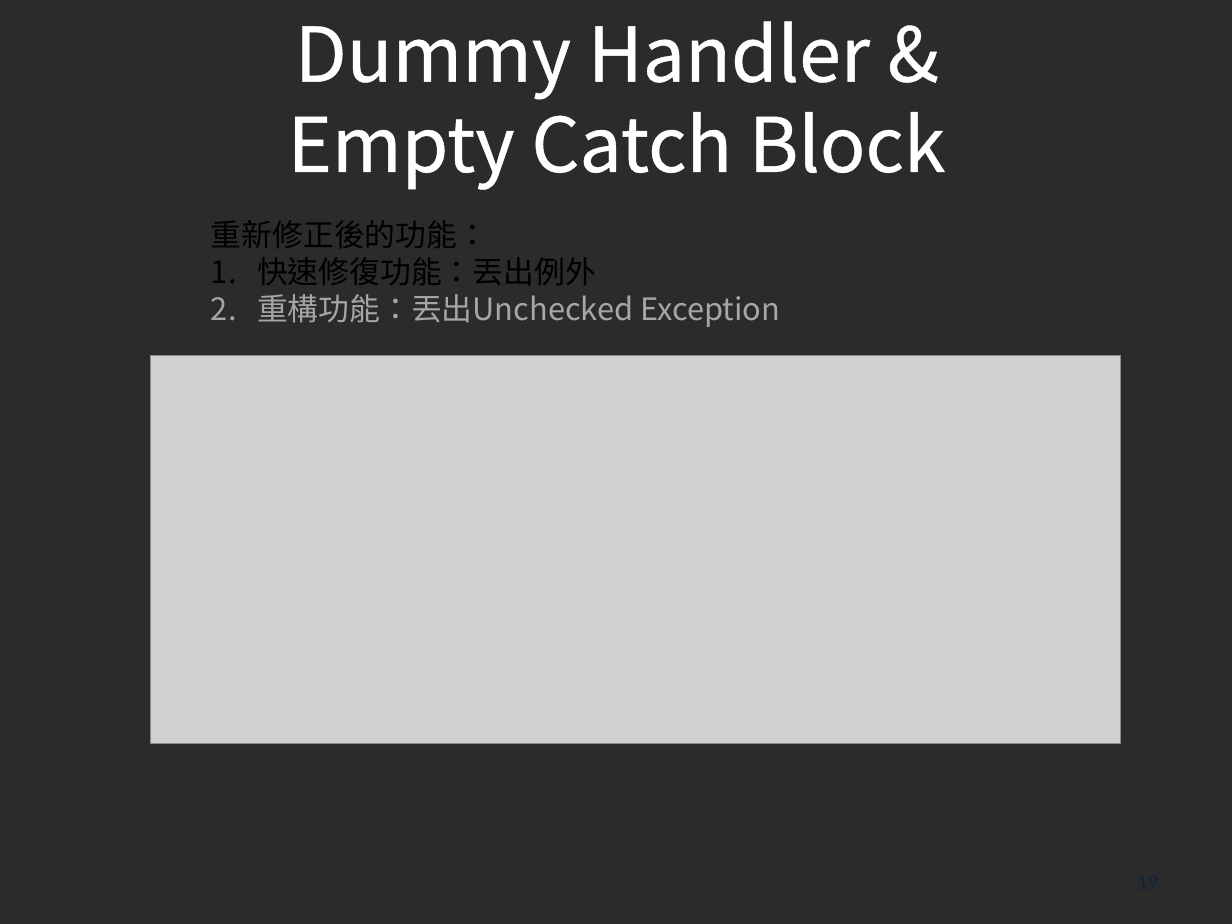
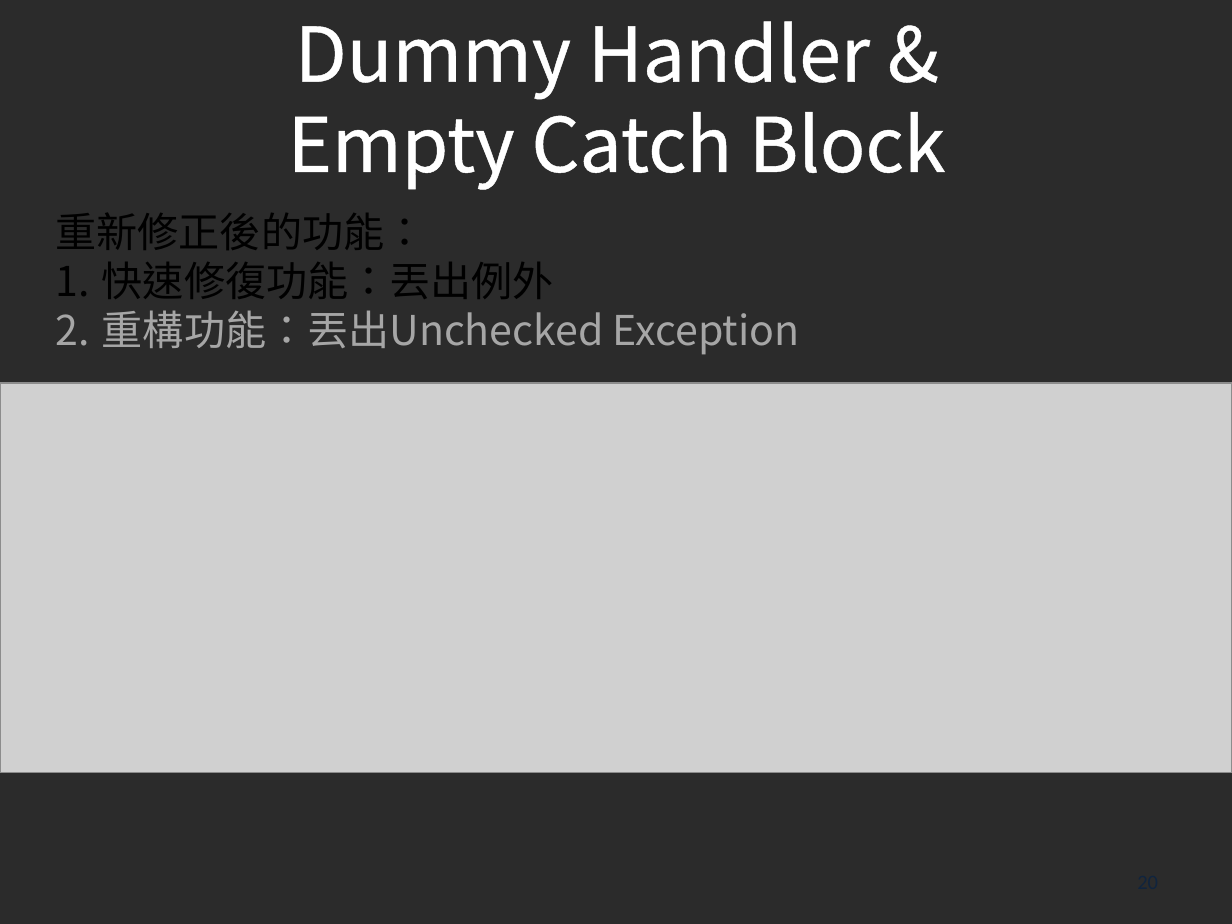
Before and after one commit to s7130457/thesis, a slide deck: slide 20 of 楊雅雯-口試投影片.pptx (slide 19 before the commit). Drawn at 1232x924 pixels with LibreOffice and Linux fonts; fonts in the diff are those of the drawing; grey boxes stand for pictures; background and template pictures are left out; a plain dark background stands for a picture behind light text. Boxes give left, top, right and bottom in pixels: in the first picture for what was removed or moved away, otherwise in the second. Text is boxed around its words. In the diff, an @@ line names an element or a change of style, - is before the commit and + after.

```diff
--- a/楊雅雯-口試投影片.pptx
+++ b/楊雅雯-口試投影片.pptx
@@ text "重新修正後的功能：": place and size @@
-text "重新修正後的功能：" at <box>211,220,780,327</box>
+text "重新修正後的功能：" at <box>56,213,800,355</box>
@@ text "重新修正後的功能：" at <box>56,213,800,355</box>: size 18 to 24 pt @@
@@ picture: place and size @@
-picture at <box>150,355,1120,743</box>
+picture at <box>0,383,1232,772</box>
@@ page number at <box>883,856,1170,906</box>: text changed @@
-19
+20
```
Also in this commit, not shown: 25 other slides changed, 1 slide added, 2 other files.
